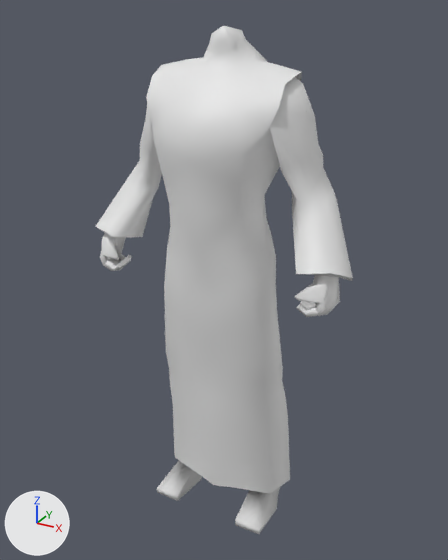
The COLLADA model binaries/data/mods/public/art/meshes/skeletal/new/m_armor_dress_sleeves.dae: old version first, new version second.
Camera for both pictures: a 50 mm lens placed at (0.0533, -0.0964, 0.1005), pointed at (-0.0001, 0.0008, 0.0519). Arrows for +X, +Y and +Z are at lower left; the lights stay in place. Vertices at the same position are counted once.

Before the edit, the objects in view are built like this:
```python
me_cube_022 = bpy.data.meshes.new('Cube.022')
me_cube_022.from_pydata(...)  # 391 vertices, 752 faces; spans x -0.0265..0.0265, y -0.011..0.0096, z 0.0..0.0978
ob_m_armor_dress_sleeves = bpy.data.objects.new('m_armor_dress_sleeves', me_cube_022)
ob_m_armor_dress_sleeves.location = (0.0, 0.0, 0.0)
```
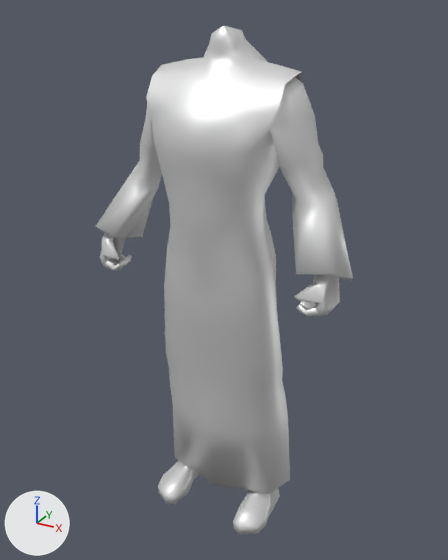
The newer file is also rescaled (x39.37) as a whole; pictures and numbers use the older file's frame.

The change, as JSON lines over the scene's bpy script:
```json
{"op": "add", "block": "mat_skin", "code": ["mat_skin = principled_material('Skin')", "mat_skin.base_color = (0.8, 0.8, 0.8)  # white #e7e7e7", "mat_skin.metallic = 0.5"]}
{"block": "me_cube_022", "where": "# used by ob_m_armor_dress_sleeves; location = (0.0, 0.0, 0.0)"}
{"op": "remove", "block": "me_cube_022", "code": "me_cube_022.from_pydata(...)  # 391 vertices, 752 faces; spans x -0.0265..0.0265, y -0.011..0.0096, z 0.0..0.0978"}
{"op": "add", "block": "me_cube_022", "code": "me_cube_022.from_pydata(...)  # 423 vertices, 816 faces; spans x -0.0265..0.0265, y -0.011..0.0096, z 0.0..0.0978"}
{"block": "me_cube_022", "change": "me_cube_022 part 1"}
{"block": "me_cube_022", "change": "8 vertices are removed from x 0.0062..0.013, y -0.0077..0.0087, z 0.0..0.0017"}
{"block": "me_cube_022", "change": "24 faces are deleted"}
{"block": "me_cube_022", "change": "1 vertex moves from x 0.0073, y -0.0077, z 0.0 to x 0.0072, y -0.0027, z 0.0039"}
{"block": "me_cube_022", "change": "24 vertices are added at x 0.0066..0.013, y -0.0095..0.0077, z 0.0..0.004"}
{"block": "me_cube_022", "change": "56 new faces join them"}
{"block": "me_cube_022", "change": "me_cube_022 part 2"}
{"block": "me_cube_022", "change": "8 vertices are removed from x -0.013..-0.0062, y -0.0077..0.0087, z 0.0..0.0017"}
{"block": "me_cube_022", "change": "24 faces are deleted"}
{"block": "me_cube_022", "change": "1 vertex moves from x -0.0073, y -0.0077, z 0.0 to x -0.0072, y -0.0027, z 0.0039"}
{"block": "me_cube_022", "change": "24 vertices are added at x -0.013..-0.0066, y -0.0095..0.0077, z 0.0..0.004"}
{"block": "me_cube_022", "change": "56 new faces join them"}
{"op": "add", "block": "me_cube_022", "code": "me_cube_022.materials.append(mat_skin)  # white #e7e7e7"}
```

Changed parts and their boxes (x1, y1, x2, y2) in the pictures (448 x 560 px):
```json
{"part": 1, "of": "me_cube_022", "change": "built on", "before": [235, 487, 280, 534], "after": [233, 489, 280, 534]}
{"part": 2, "of": "me_cube_022", "change": "built on", "before": [157, 461, 202, 501], "after": [158, 460, 199, 504]}
```
